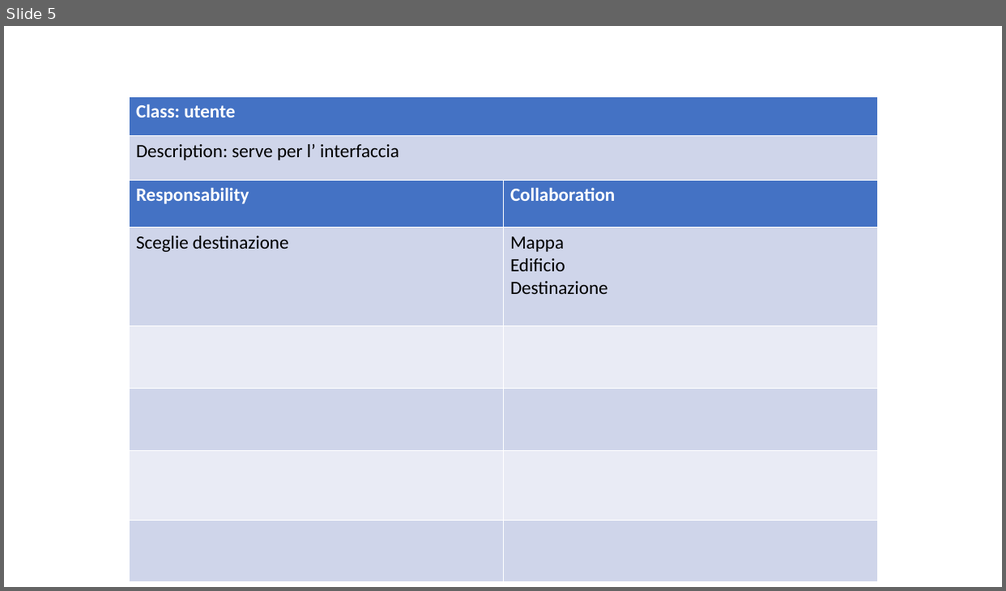
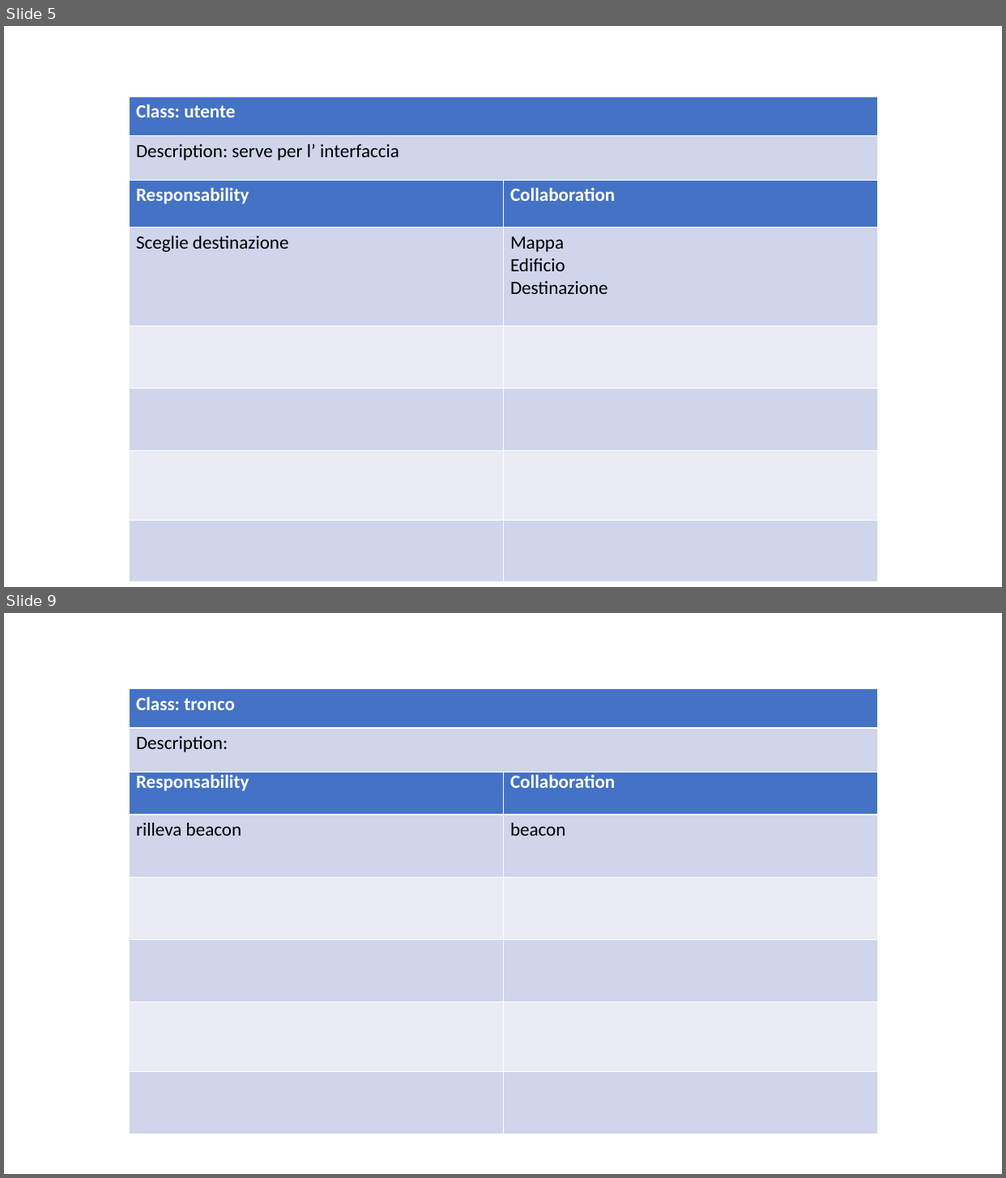
Before and after one commit to ecorradini/ProgettoIDS, a slide deck: AnalisiRequisiti/CRC/UT2/ClassiDiAnalisiUT2.ppt. Shown one above the other, each under a label of ours: slide 5 before the commit, slides 5 and 9 after it; the slides between them are not shown. The pictures are 1006x591 and 1006x1178 pixels, drawn with LibreOffice and Linux fonts; fonts in the diff are those of the drawing. Boxes give left, top, right and bottom in pixels: in the first picture for what was removed or moved away, otherwise in the second. Text is boxed around its words. In the diff, an @@ line names an element or a change of style, - is before the commit and + after.

```diff
--- a/AnalisiRequisiti/CRC/UT2/ClassiDiAnalisiUT2.ppt
+++ b/AnalisiRequisiti/CRC/UT2/ClassiDiAnalisiUT2.ppt
@@ slide 9 added at (4,613,1002,1174), background #FFFFFF @@
@@ table added at (129,688,877,772), 2 rows, 1 columns @@
+Class: tronco
+Description:
@@ table added at (129,766,877,1134), 6 rows, 2 columns @@
+Responsability | Collaboration
+rilleva beacon | beacon
+ | 
+ | 
+ | 
+ | 
```
Also in this commit, not shown: 6 slides changed, 1 other slide added, 1 slide removed, 1 other file.
